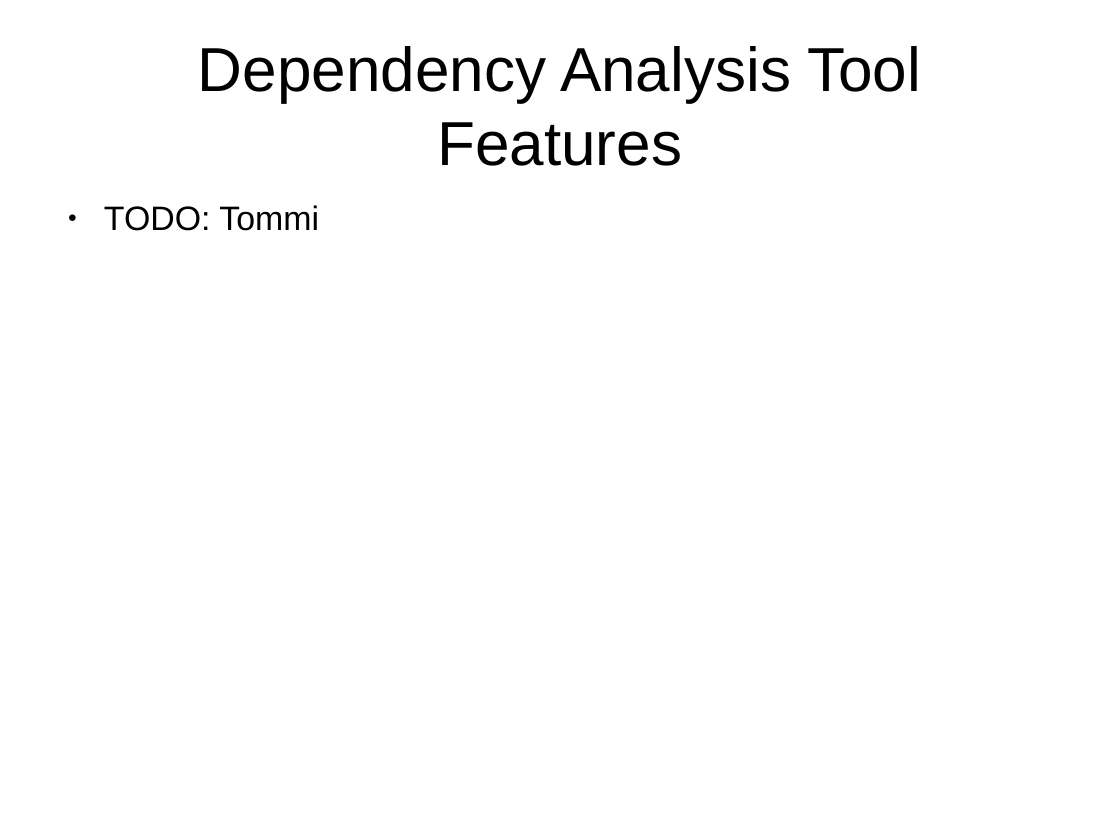
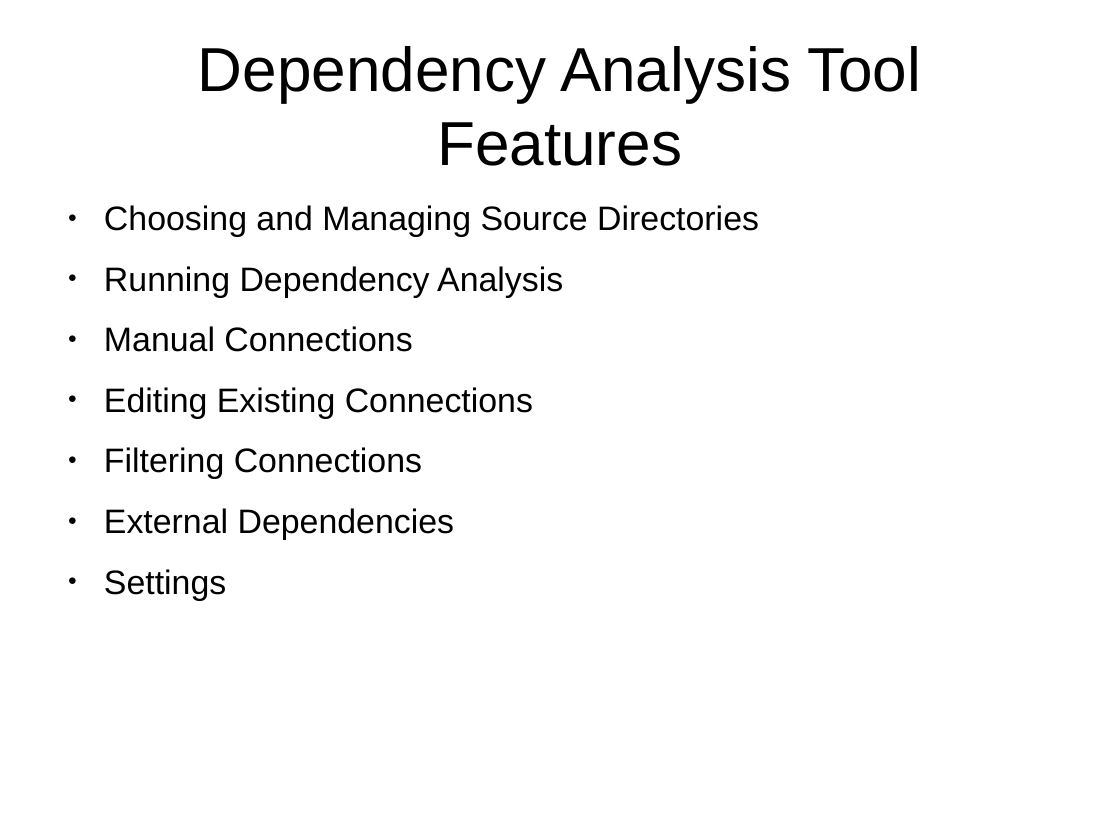
Before and after one commit to darwinbeing/kactus2all, a slide deck: slide 7 of Administrative/Project Plan Slides.odp. Drawn at 1120x840 pixels with LibreOffice and Linux fonts; fonts in the diff are those of the drawing. Boxes give left, top, right and bottom in pixels: in the first picture for what was removed or moved away, otherwise in the second. Text is boxed around its words. In the diff, an @@ line names an element or a change of style, - is before the commit and + after.

Commit message:
Updated Project Plan Slides. Fixed a typo from Project Plan.

```diff
--- a/Administrative/Project Plan Slides.odp
+++ b/Administrative/Project Plan Slides.odp
@@ text at [104,205,759,600]: text changed @@
-● TODO: Tommi
+● Choosing and Managing Source Directories
+● Running Dependency Analysis
+● Manual Connections
+● Editing Existing Connections
+● Filtering Connections
+● External Dependencies
+● Settings
```
Also in this commit, not shown: 3 other slides changed, 2 slides added, 1 other file.
